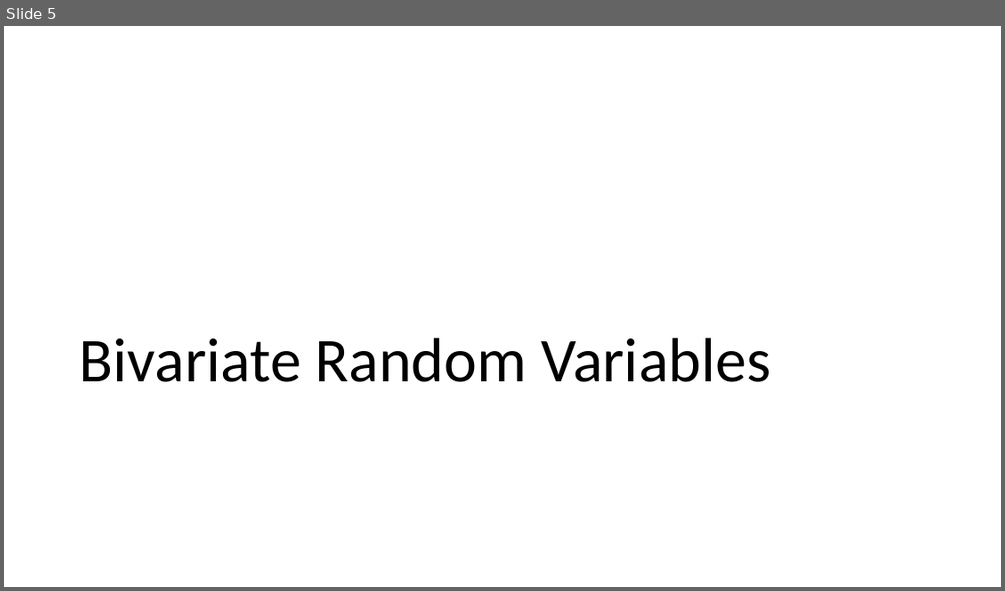
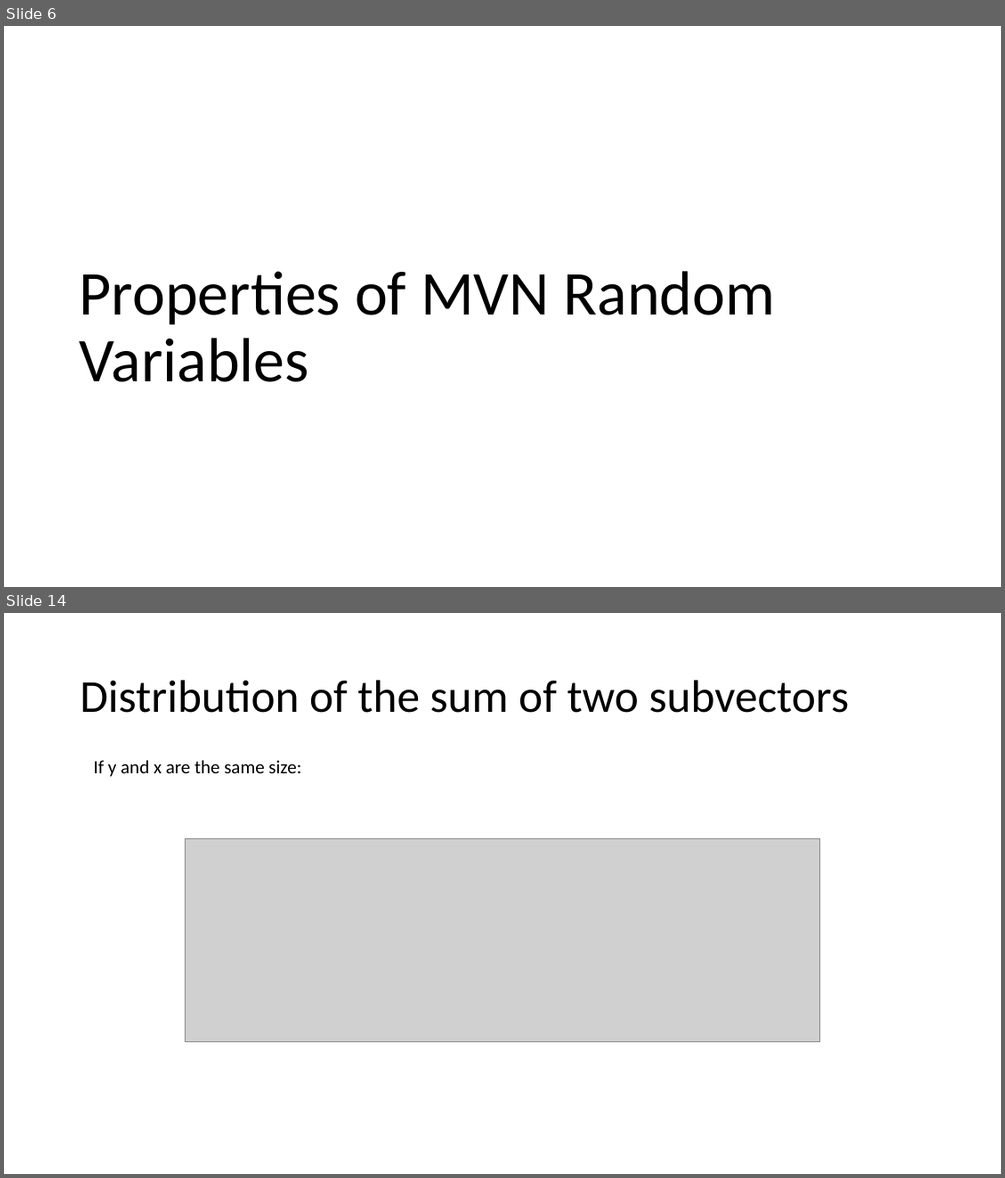
Before and after one commit to hunter-stats/stat717-class-materials, a slide deck: Class 03 Multivariate Normal Distribution.pptx. Shown one above the other, each under a label of ours: slide 5 before the commit, slides 6 and 14 after it; the slides between them are not shown. The pictures are 1005x591 and 1005x1178 pixels, drawn with LibreOffice and Linux fonts; fonts in the diff are those of the drawing; grey boxes stand for pictures. Boxes give left, top, right and bottom in pixels: in the first picture for what was removed or moved away, otherwise in the second. Text is boxed around its words. In the diff, an @@ line names an element or a change of style, - is before the commit and + after.

```diff
--- a/Class 03 Multivariate Normal Distribution.pptx
+++ b/Class 03 Multivariate Normal Distribution.pptx
@@ slide 14 added at (4,613,1001,1174), background #FFFFFF @@
@@ title added at (80,680,849,713), 44 pt, text #000000 @@
+Distribution of the sum of two subvectors
@@ text added at (94,760,301,777), 18 pt, text #000000 @@
+If y and x are the same size:
@@ picture added at (185,839,821,1041) @@
@@ what was slide 5 is now slide 6 @@
@@ slide 6 changed as well @@
@@ title at (80,271,776,382): text changed @@
-Bivariate Random Variables
+Properties of MVN Random Variables
```
Also in this commit, not shown: 3 other slides changed, 22 other slides added, 25 slides removed, 3 other files.
